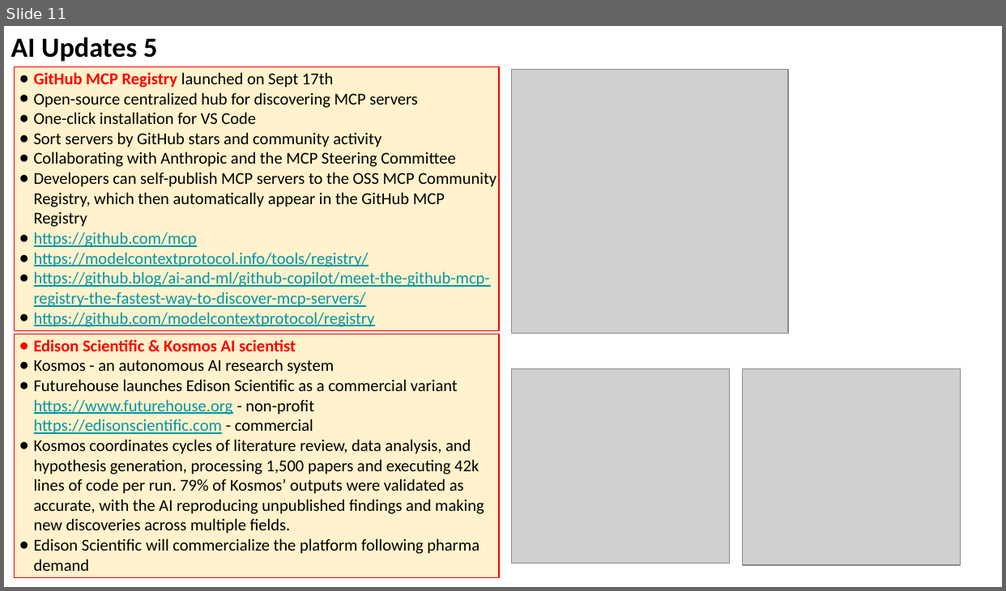
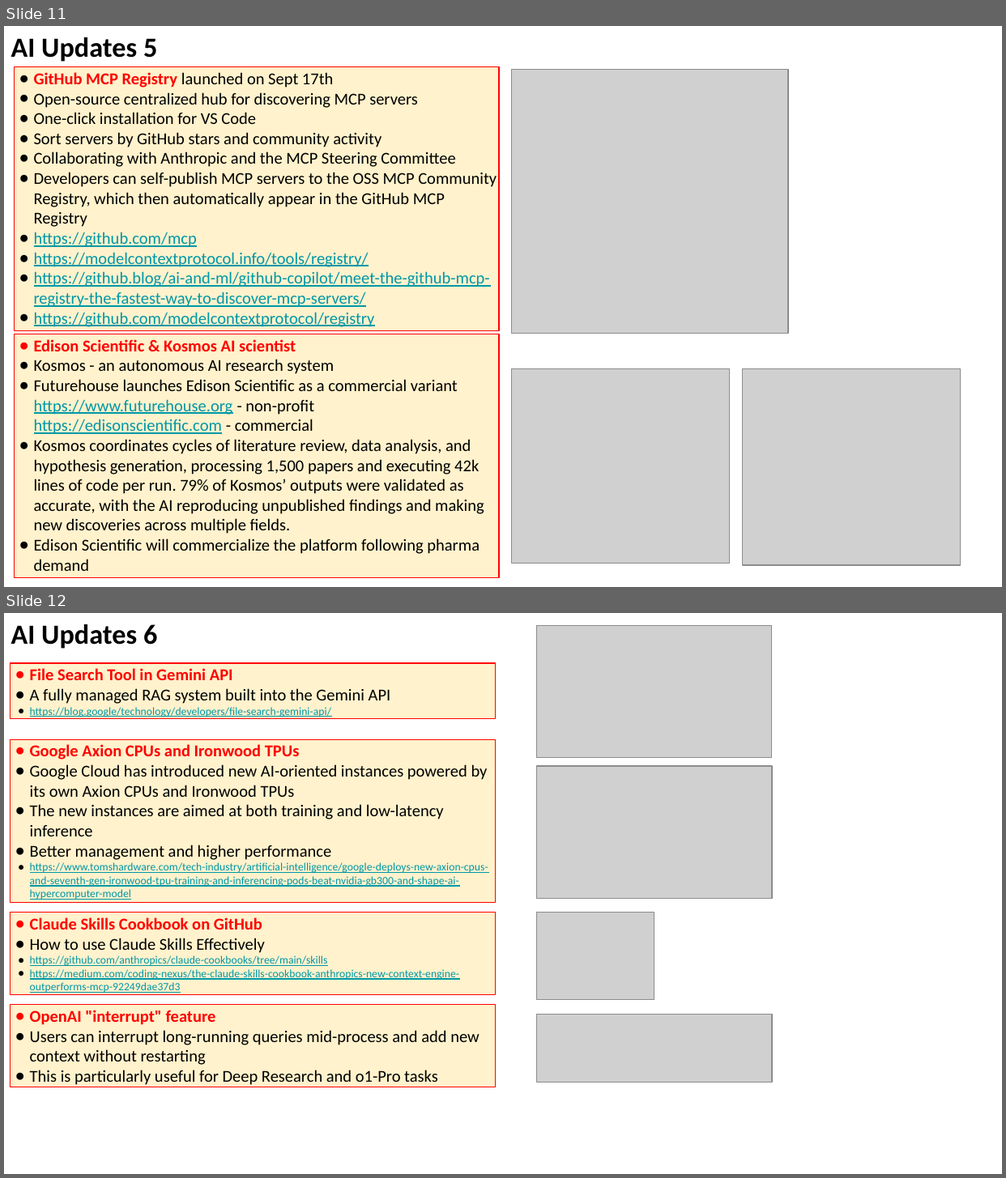
Before and after one commit to lselector/seminar, a slide deck: 2025/2025-11-07-AI-Updates.pptx. Shown one above the other, each under a label of ours: slide 11 before the commit, slides 11 and 12 after it. The pictures are 1006x591 and 1006x1178 pixels, drawn with LibreOffice and Linux fonts; fonts in the diff are those of the drawing; grey boxes stand for pictures. Boxes give left, top, right and bottom in pixels: in the first picture for what was removed or moved away, otherwise in the second. Text is boxed around its words. In the diff, an @@ line names an element or a change of style, - is before the commit and + after.

```diff
--- a/2025/2025-11-07-AI-Updates.pptx
+++ b/2025/2025-11-07-AI-Updates.pptx
@@ slide 12 added at box(4, 613, 1002, 1174), background #FFFFFF @@
@@ text added at box(11, 624, 157, 649), 20 pt, text #000000, bold @@
+AI Updates 6
@@ picture added at box(537, 625, 771, 758) @@
@@ rectangle added at box(10, 663, 495, 719), fill #FFF2CC, outline #FF0000 0.75 pt, 12 pt, text #0097A7 @@
+● File Search Tool in Gemini API
+● A fully managed RAG system built into the Gemini API
+● https://blog.google/technology/developers/file-search-gemini-api/
@@ rectangle added at box(10, 739, 495, 904), fill #FFF2CC, outline #FF0000 0.75 pt, 12 pt, text #0097A7 @@
+● Google Axion CPUs and Ironwood TPUs
+● Google Cloud has introduced new AI-oriented instances powered by its own Axion CPUs and Ironwood TPUs
+● The new instances are aimed at both training and low-latency inference
+● Better management and higher performance
+● https://www.tomshardware.com/tech-industry/artificial-intelligence/google-deploys-new-axion-cpus-and-seventh-gen-ironwood-tpu-training-and-inferencing-pods-beat-nvidia-gb300-and-shape-ai-hypercomputer-model
@@ picture added at box(537, 765, 773, 898) @@
@@ rectangle added at box(10, 913, 495, 995), fill #FFF2CC, outline #FF0000 0.75 pt, 8 pt, text #0097A7, underline @@
+● Claude Skills Cookbook on GitHub
+● How to use Claude Skills Effectively
+● https://github.com/anthropics/claude-cookbooks/tree/main/skills
+● https://medium.com/coding-nexus/the-claude-skills-cookbook-anthropics-new-context-engine-outperforms-mcp-92249dae37d3
@@ picture added at box(537, 913, 654, 1000) @@
@@ rectangle added at box(10, 1005, 495, 1088), fill #FFF2CC, outline #FF0000 0.75 pt, 12 pt, text #000000 @@
+● OpenAI "interrupt" feature
+● Users can interrupt long-running queries mid-process and add new context without restarting
+● This is particularly useful for Deep Research and o1-Pro tasks
@@ picture added at box(537, 1014, 773, 1083) @@
```
Also in this commit, not shown: 3 slides changed, 1 other slide added.
